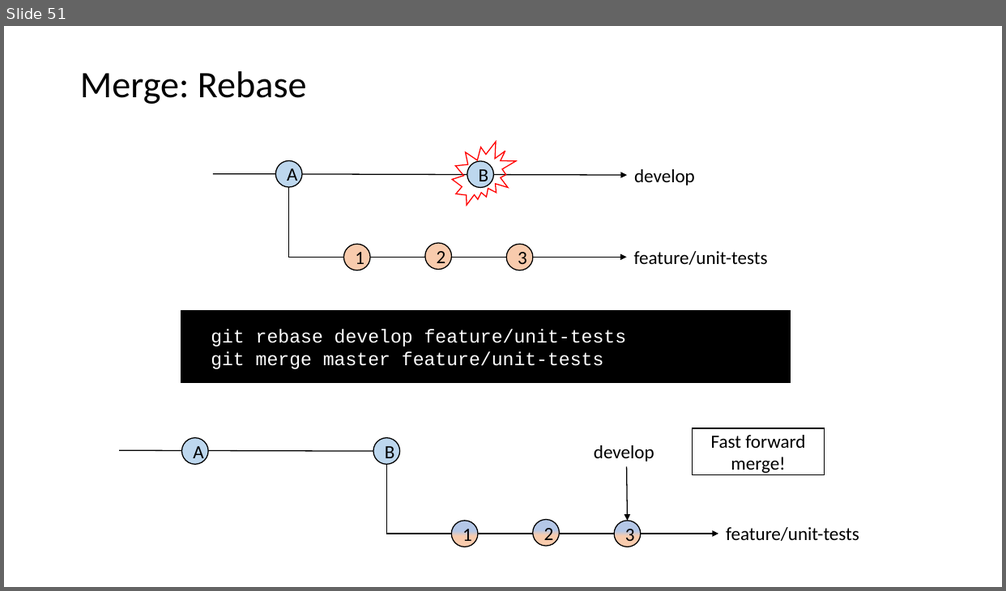
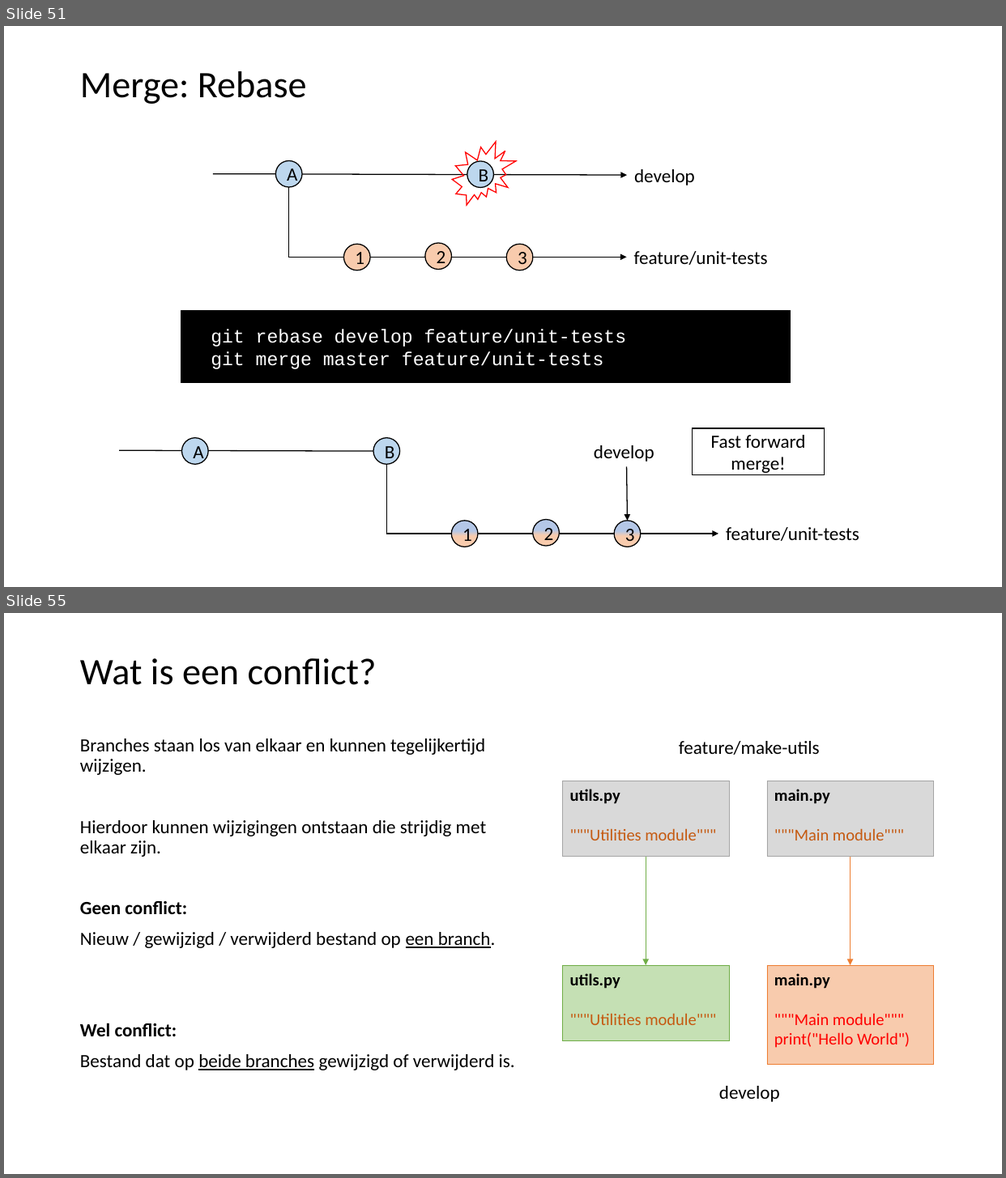
Before and after one commit to LFKoning/knowledge-sharing, a slide deck: git_course/1_basics/git_basic.pptx. Shown one above the other, each under a label of ours: slide 51 before the commit, slides 51 and 55 after it; the slides between them are not shown. The pictures are 1006x591 and 1006x1178 pixels, drawn with LibreOffice and Linux fonts; fonts in the diff are those of the drawing. Boxes give left, top, right and bottom in pixels: in the first picture for what was removed or moved away, otherwise in the second. Text is boxed around its words. In the diff, an @@ line names an element or a change of style, - is before the commit and + after.

```diff
--- a/git_course/1_basics/git_basic.pptx
+++ b/git_course/1_basics/git_basic.pptx
@@ slide 55 added at [4, 613, 1002, 1174], background #FFFFFF @@
@@ title added at [80, 658, 377, 685], 36 pt, text #000000 @@
+Wat is een conflict?
@@ text added at [80, 739, 515, 1071], 18 pt, text #000000 @@
+Branches staan los van elkaar en kunnen tegelijkertijd wijzigen.
+Hierdoor kunnen wijzigingen ontstaan die strijdig met elkaar zijn.
+Geen conflict:
+Nieuw / gewijzigd / verwijderd bestand op een branch.
+Wel conflict:
+Bestand dat op beide branches gewijzigd of verwijderd is.
@@ text added at [679, 741, 820, 755], 18 pt, text #000000 @@
+feature/make-utils
@@ rectangle added at [562, 781, 729, 856], fill #D9D9D9, outline #A5A5A5 0.5 pt, 16 pt, text #C55A11 @@
+utils.py
+"""Utilities module"""
@@ rectangle added at [767, 781, 933, 856], fill #D9D9D9, outline #A5A5A5 0.5 pt, 16 pt, text #C55A11 @@
+main.py
+"""Main module"""
@@ arrow added from (646, 856) to (646, 965), #70AD47 1 pt @@
@@ arrow added from (850, 856) to (850, 965), #ED7D31 1 pt @@
@@ rectangle added at [562, 965, 729, 1041], fill #C5E0B4, outline #70AD47 0.5 pt, 16 pt, text #C55A11 @@
+utils.py
+"""Utilities module"""
@@ rectangle added at [767, 965, 933, 1064], fill #F8CBAD, outline #ED7D31 0.5 pt, 16 pt, text #FF0000 @@
+main.py
+"""Main module"""
+print("Hello World")
@@ text added at [719, 1086, 780, 1102], 18 pt, text #000000 @@
+develop
```
Also in this commit, not shown: 1 slide changed, 8 other slides added, 3 other files.
